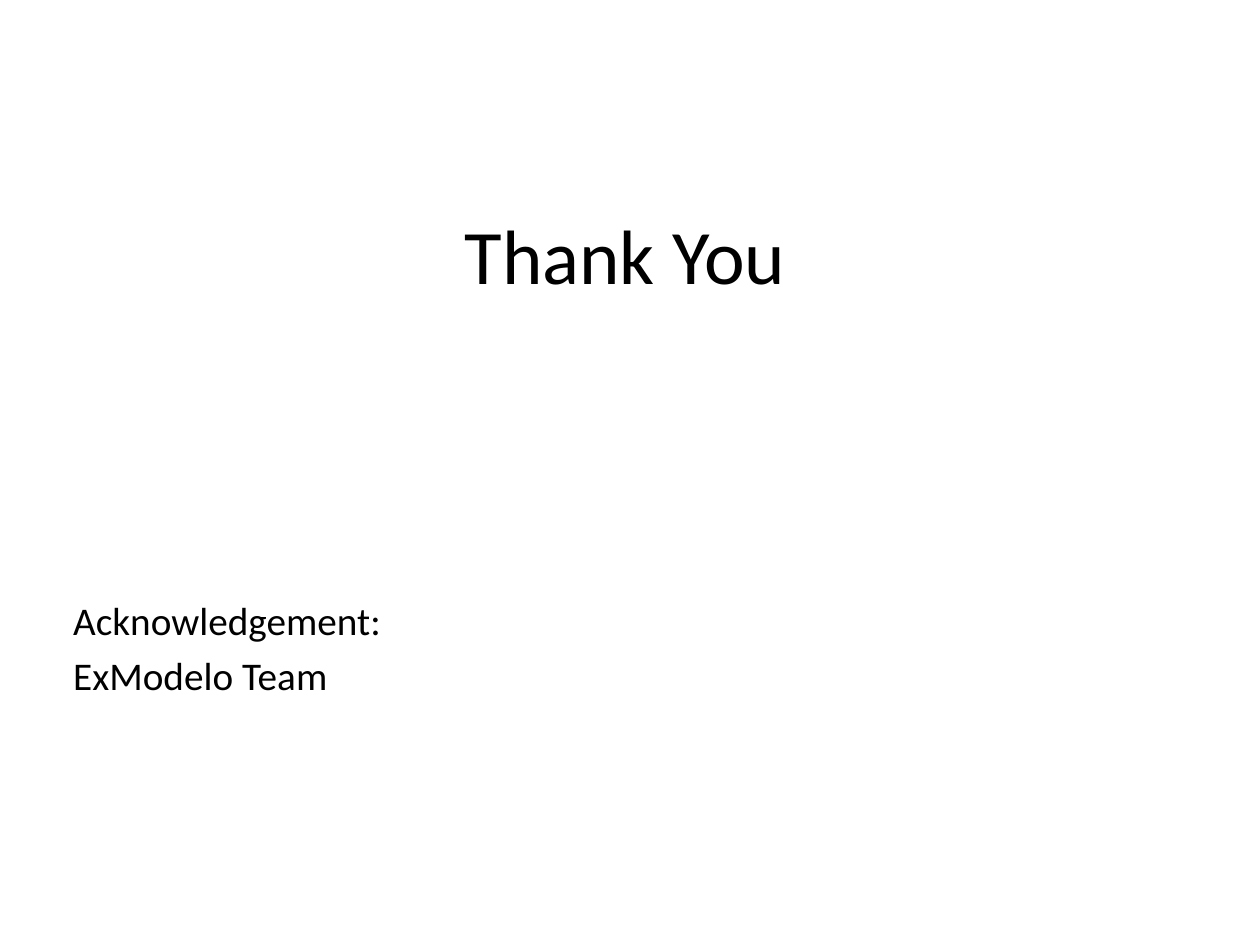
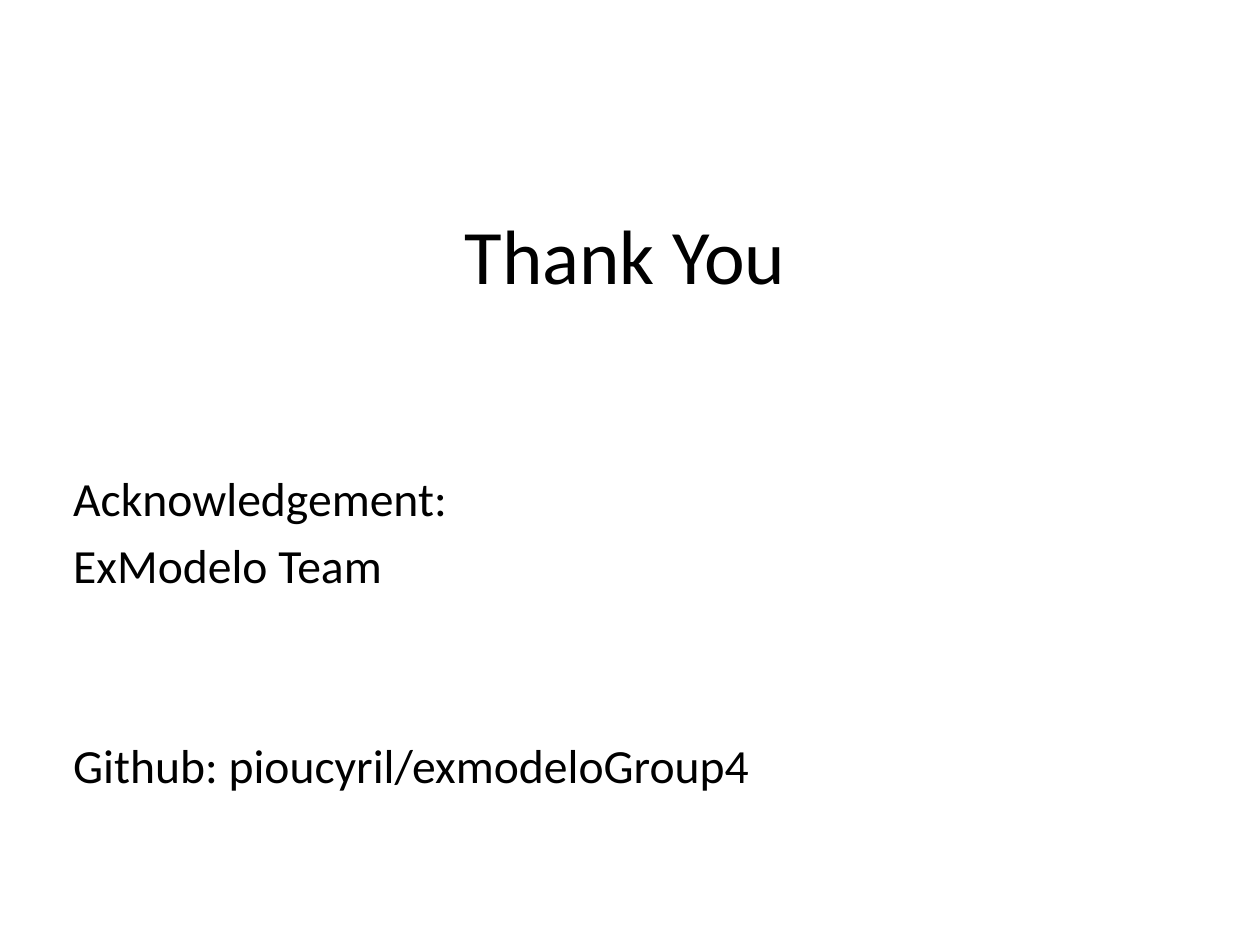
Before and after one commit to pioucyril/exmodeloGroup4, a slide deck: slide 10 of Social benefits of slow food.pptx. Drawn at 1260x945 pixels with LibreOffice and Linux fonts; fonts in the diff are those of the drawing. Boxes give left, top, right and bottom in pixels: in the first picture for what was removed or moved away, otherwise in the second. Text is boxed around its words. In the diff, an @@ line names an element or a change of style, - is before the commit and + after.

```diff
--- a/Social benefits of slow food.pptx
+++ b/Social benefits of slow food.pptx
@@ text "Acknowledgement:": place and size @@
-text "Acknowledgement:" at [73,607,381,691]
+text "Acknowledgement:" at [73,483,749,791]
@@ text at [73,483,447,584]: size 22.4 to 27.2 pt in "Acknowledgement:", "ExModelo Team" @@
@@ text at [73,750,749,791]: paragraph added @@
+Github: pioucyril/exmodeloGroup4
```
